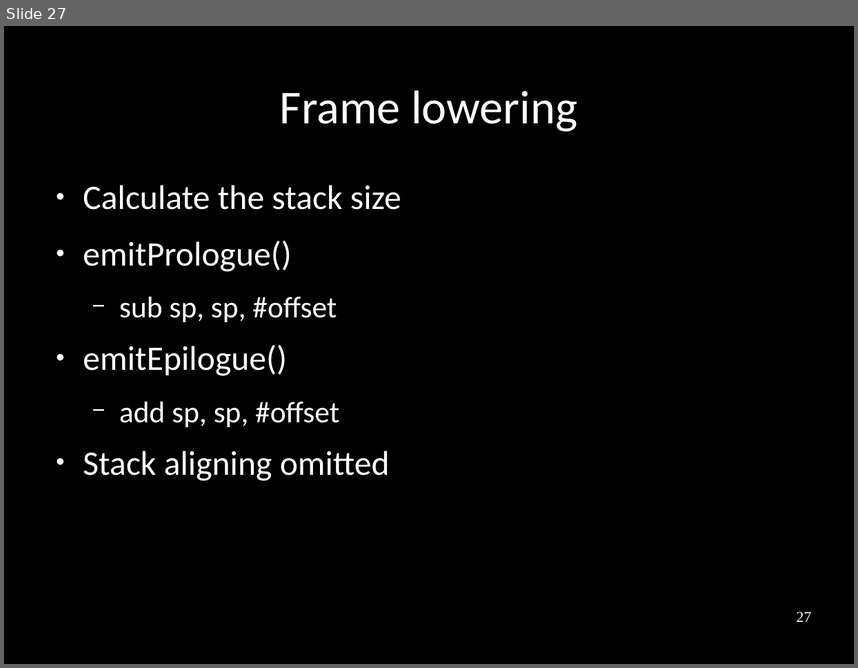
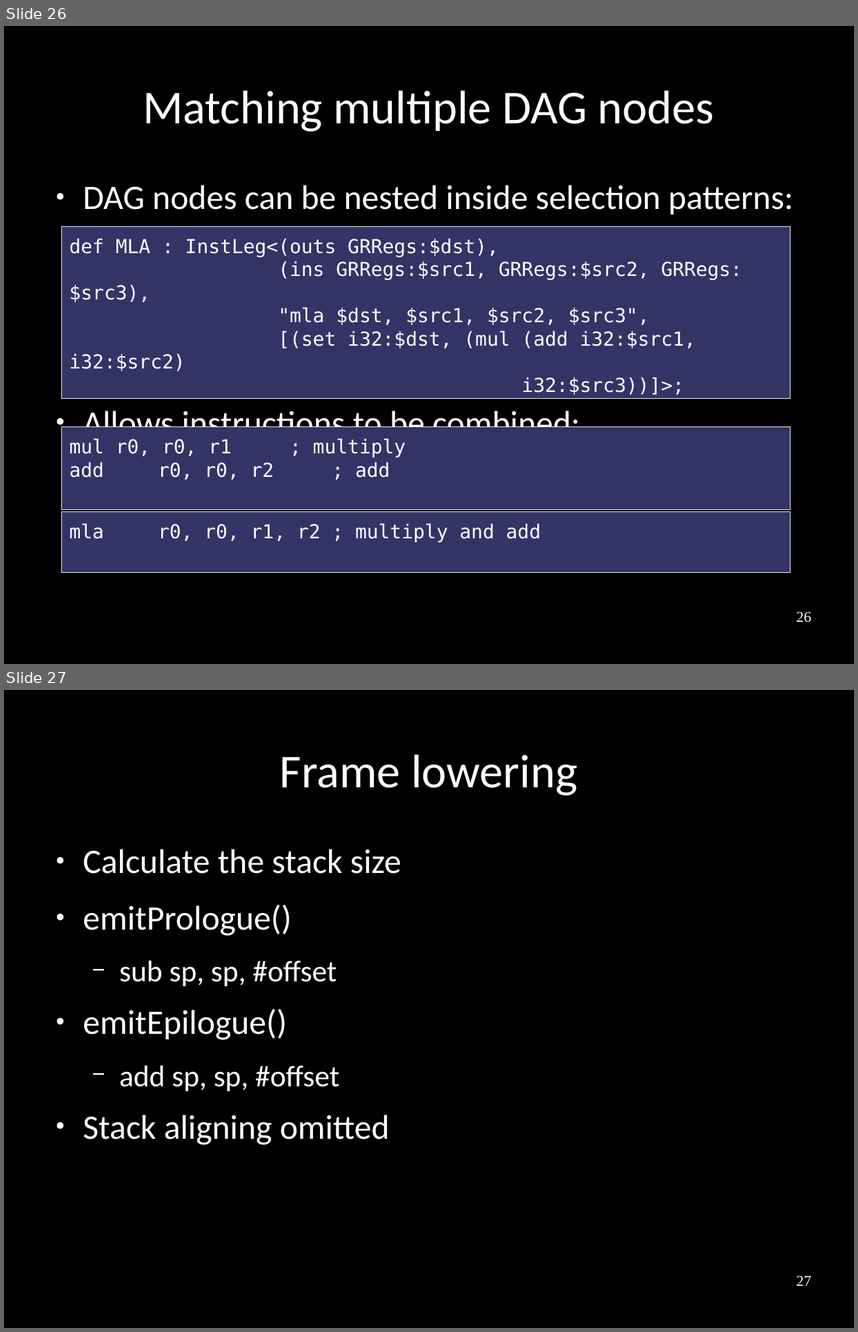
Before and after one commit to frasercrmck/llvm-leg, a slide deck: docs/Codeplay/Slides.odp. Shown one above the other, each under a label of ours: slide 27 before the commit, slides 26 and 27 after it. The pictures are 858x668 and 858x1332 pixels, drawn with LibreOffice and Linux fonts; fonts in the diff are those of the drawing. Boxes give left, top, right and bottom in pixels: in the first picture for what was removed or moved away, otherwise in the second. Text is boxed around its words. In the diff, an @@ line names an element or a change of style, - is before the commit and + after.

Commit message:
Matching multiple DAG nodes

```diff
--- a/docs/Codeplay/Slides.odp
+++ b/docs/Codeplay/Slides.odp
@@ slide 26 added at <box>4,26,854,664</box>, background #000000 @@
@@ title added at <box>143,90,714,132</box>, 44 pt, text #FFFFFF @@
+Matching multiple DAG nodes
@@ text added at <box>83,185,793,443</box>, 32 pt, text #FFFFFF @@
+● DAG nodes can be nested inside selection patterns:
+● Allows instructions to be combined:
@@ rectangle added at <box>62,227,791,399</box>, fill #333366, outline #E6E6E6 0 pt, 18 pt, text #FFFFFF @@
+def MLA : InstLeg<(outs GRRegs:$dst),
+(ins GRRegs:$src1, GRRegs:$src2, GRRegs:$src3),
+"mla $dst, $src1, $src2, $src3",
+[(set i32:$dst, (mul (add i32:$src1, i32:$src2)
+i32:$src3))]>;
@@ rectangle added at <box>62,427,791,510</box>, fill #333366, outline #E6E6E6 0 pt, 18 pt, text #FFFFFF @@
+mul r0, r0, r1 ; multiply
+add r0, r0, r2 ; add
@@ rectangle added at <box>62,512,791,573</box>, fill #333366, outline #E6E6E6 0 pt, 18 pt, text #FFFFFF @@
+mla r0, r0, r1, r2 ; multiply and add
@@ page number added at <box>796,611,811,622</box>, 14 pt, text #FFFFFF @@
+26
```
Also in this commit, not shown: 1 slide removed.
